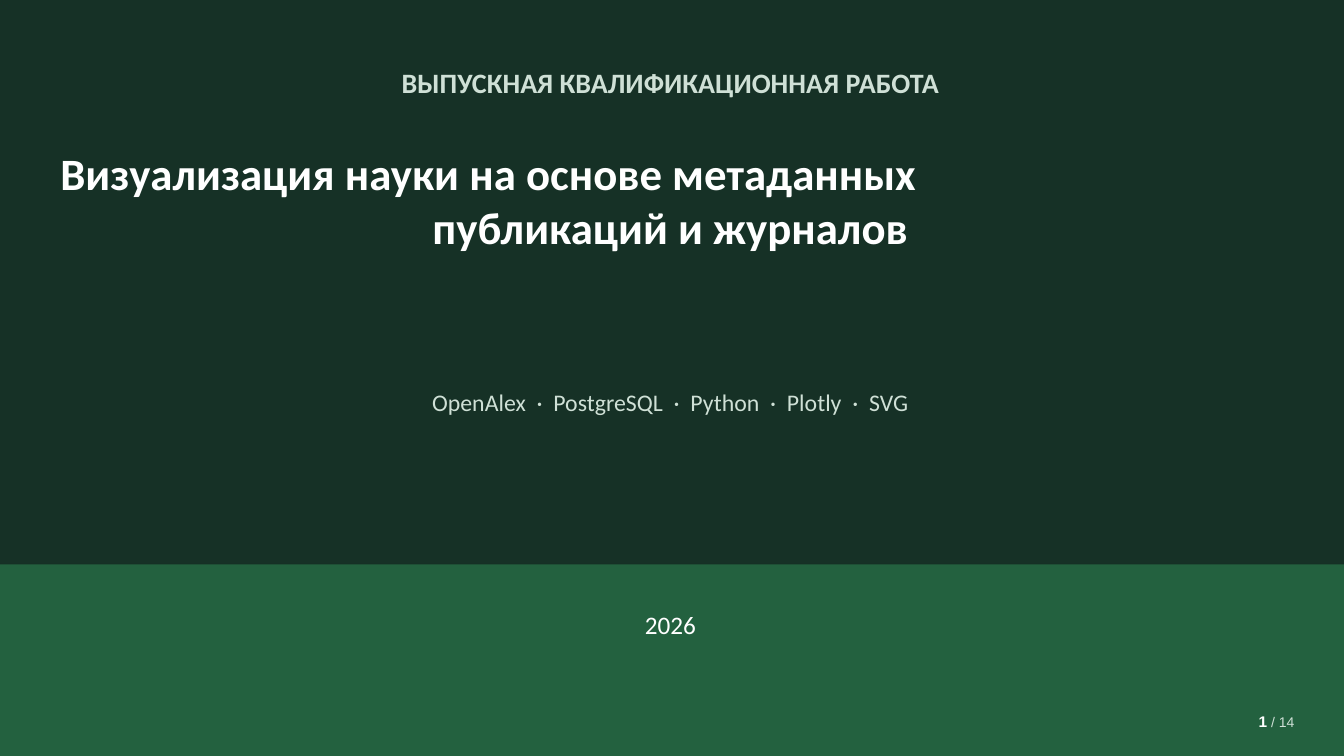
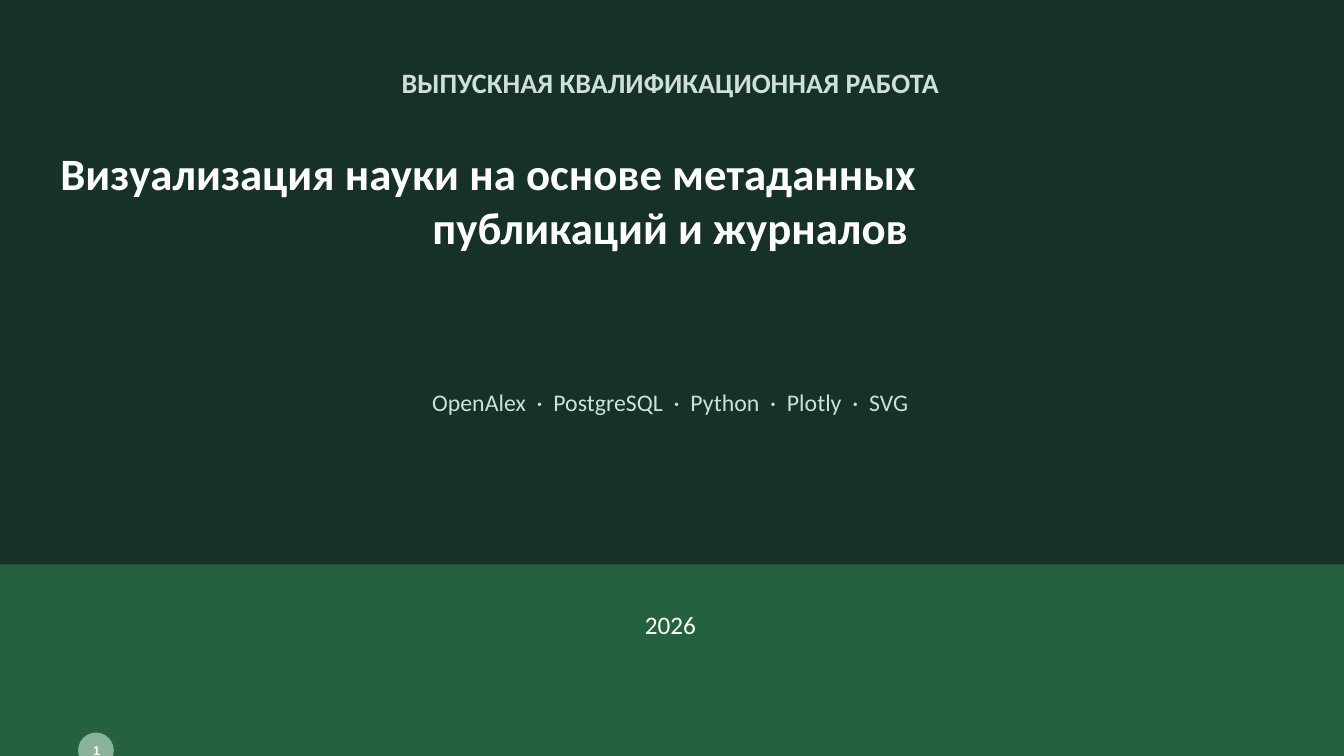
Before and after one commit to surnova2703/muiv3year, a slide deck: slide 1 of docs/Визуализация науки на основе метаданных публикаций и журналов.pptx. Drawn at 1344x756 pixels with LibreOffice and Linux fonts; fonts in the diff are those of the drawing. Boxes give left, top, right and bottom in pixels: in the first picture for what was removed or moved away, otherwise in the second. Text is boxed around its words. In the diff, an @@ line names an element or a change of style, - is before the commit and + after.

```diff
--- a/docs/Визуализация науки на основе метаданных публикаций и журналов.pptx
+++ b/docs/Визуализация науки на основе метаданных публикаций и журналов.pptx
@@ text removed at (1259,716,1295,727) @@
-1 / 14
@@ ellipse added at (78,733,113,756), 9 pt, text #FFFFFF, bold @@
+1
```
Also in this commit, not shown: 12 other slides changed.
